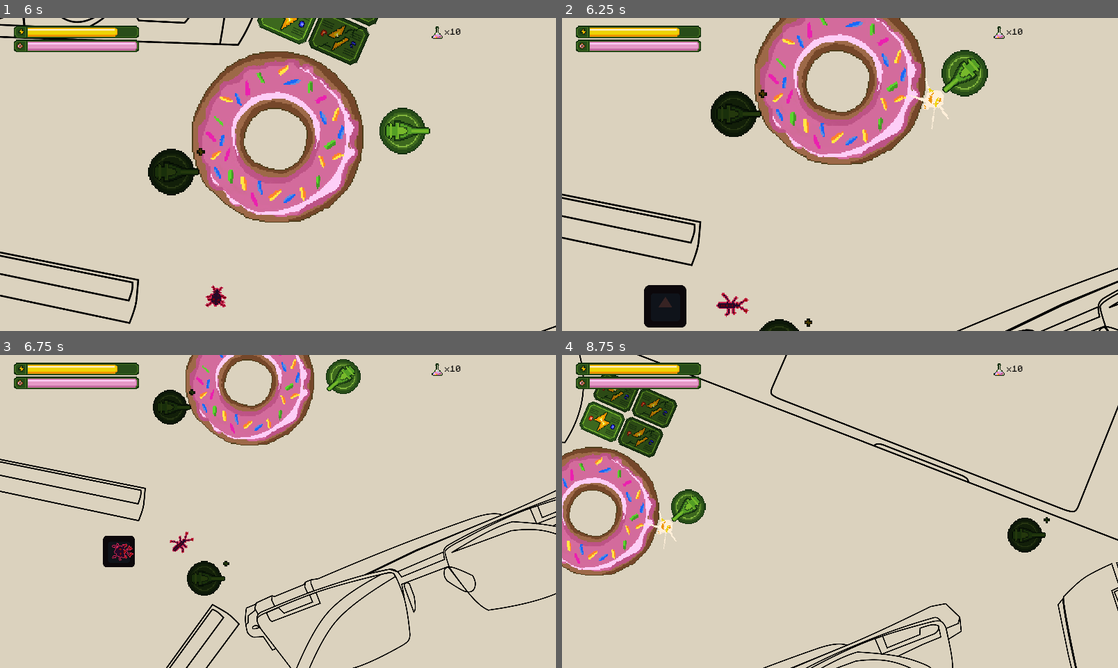
Above: before the commit, frames 1-4 (two rows, left to right).
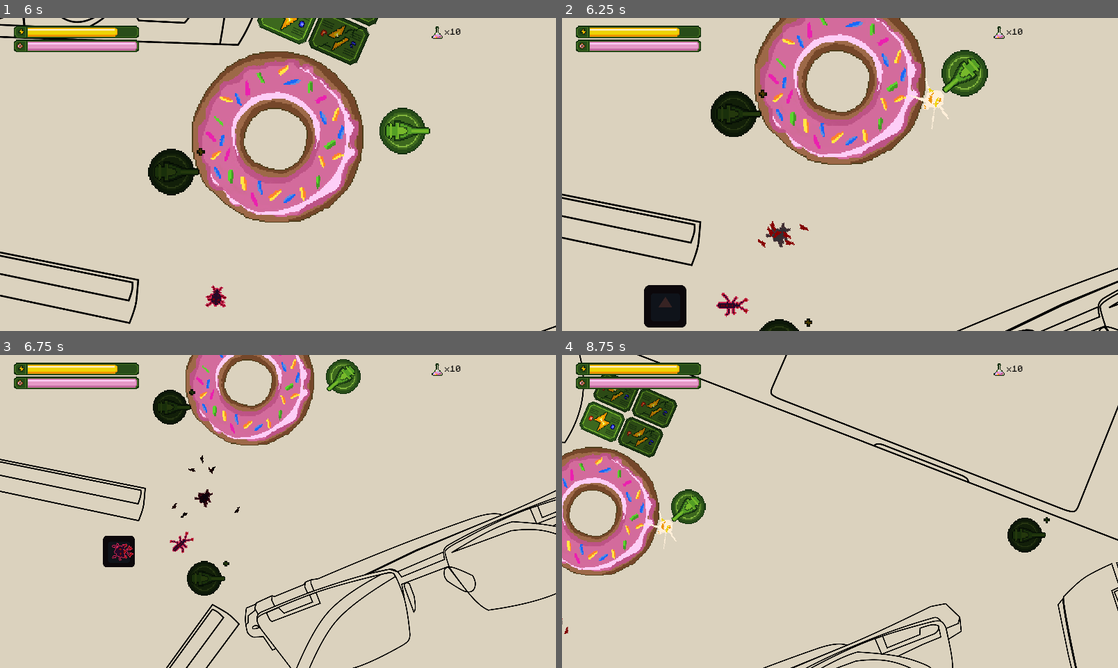
Above: after the commit, the same moments.

Repository: dmitriy-shmilo/gogodot-2021
Game: Godot game, scene res://title_screen/title_screen.tscn
Same seed, same stepped clock (60 frames per second), same inputs: the game is played once before the commit and once after it. The engine's default icon, where the game draws it, is replaced by a stand-in: a white triangle on a blue panel in a dark square. Sound files missing from this copy of the repository are replaced by a short silence.
Inputs (mouse positions are in pixels of both pictures, inside the frame that each line leads up to):
- Up to frame 1 (6 s): click "Start" at 0.5 s; tap Enter at 1.25 s; move the mouse to (372, 171) at 1.27 s; hold D (right) 1.28-2.03 s; hold Mouse wheel up (zoom_in) 1.28-2.03 s; click (372, 171) at 1.42 s; move the mouse to (16, 208) at 2.02 s; hold S (down) 2.03-2.78 s; tap Mouse wheel down (zoom_out) at 2.1, 3.6, 5.1 s; click (16, 208) at 2.17 s; move the mouse to (100, 252) at 2.77 s; hold D (right) 2.78-3.53 s; hold Mouse wheel up (zoom_in) 2.78-3.53 s; click (100, 252) at 2.92 s; move the mouse to (522, 30) at 3.52 s; hold W (up) 3.53-4.28 s; click (522, 30) at 3.67 s; move the mouse to (444, 221) at 4.27 s; hold Mouse wheel up (zoom_in) 4.28-5.03 s; hold A (left) 4.28-5.78 s; move the mouse to (111, 127) at 5.02 s; move the mouse to (305, 174) at 5.77 s; hold S (down) from 5.78 s (still down); hold Mouse wheel up (zoom_in) from 5.78 s (still down); click (305, 174) at 5.92 s
- Up to frame 2 (6.25 s): keep holding S (down); keep holding Mouse wheel up (zoom_in)
- Up to frame 3 (6.75 s): move the mouse to (194, 433) at 6.52 s; release S (down) at 6.53 s; release Mouse wheel up (zoom_in) at 6.53 s; hold D (right) from 6.53 s (still down); tap Mouse wheel down (zoom_out) at 6.6 s
- Up to frame 4 (8.75 s): move the mouse to (962, 495) at 7.27 s; release D (right) at 7.28 s; hold W (up) 7.28-8.03 s; hold Mouse wheel up (zoom_in) 7.28-8.03 s; move the mouse to (728, 527) at 8.02 s; hold D (right) from 8.03 s (still down); tap Mouse wheel down (zoom_out) at 8.1 s; click (728, 527) at 8.17 s

Frame 1 is identical in both runs. In frame 2, 0.2% of the frame differs, in the area x 35-45%, y 64-74%; in frame 3, 0.1%; in frame 4, less than 0.1%.

Commit message:
Indicate enemy damage and death.

Diff:
--- a/src/game_screen/entities/enemies/enemy_unit.gd
+++ b/src/game_screen/entities/enemies/enemy_unit.gd
@@ -3,7 +3,7 @@
 
 const FINISH_RADIUS = 50
 const FINISH_DIAMETER = FINISH_RADIUS * 2
-const CORE_DAMAGE = 0.5
+const CORE_DAMAGE = 5
 const VARIANT_DISTRIBUTION = [
 
 	# easy worms
@@ -49,6 +49,9 @@
 onready var _enemy_shape: CollisionShape2D = $"EnemyShape"
 onready var _animated_sprite: AnimatedSprite = $"AnimatedSprite"
 onready var _attack_timer: Timer = $"AttackTimer"
+onready var _cleanup_timer: Timer = $"CleanupTimer"
+onready var _animation_player: AnimationPlayer = $"AnimationPlayer"
+onready var _death_effect: CPUParticles2D = $"DeathEffect"
 
 var _variant: EnemyUnitVariant = VARIANT_DISTRIBUTION[0]
 var _velocity = Vector2.ZERO
@@ -77,6 +80,8 @@
 	_current_hitpoints -= amount
 	if _current_hitpoints <= 0:
 		_move_to_state(EnemyState.DEAD)
+	if not _animation_player.is_playing():
+		_animation_player.play("damage")
 
 
 func setup(points) -> void:
@@ -161,8 +166,11 @@
 			_attack_timer.start()
 		EnemyState.DEAD:
 			_enemy_shape.call_deferred("set_disabled", true)
-			call_deferred("queue_free")
+			_animated_sprite.stop()
+			_animated_sprite.modulate = Color(0.3, 0.3, 0.3)
+			_death_effect.restart()
 			emit_signal("unit_killed", self, _points[_target_point_index])
+			_cleanup_timer.start()
 		_:
 			_enemy_shape.call_deferred("set_disabled", false)
 
@@ -173,4 +181,8 @@
 
 func _on_AttackTimer_timeout() -> void:
 	emit_signal("core_attacked", self, CORE_DAMAGE)
-	pass
+
+
+func _on_CleanupTimer_timeout() -> void:
+	# TODO: pool node instead of deleting
+	call_deferred("queue_free")
--- a/src/game_screen/entities/enemies/enemy_unit.tscn
+++ b/src/game_screen/entities/enemies/enemy_unit.tscn
@@ -1,12 +1,41 @@
-[gd_scene load_steps=18 format=2]
+[gd_scene load_steps=24 format=2]
 
 [ext_resource path="res://game_screen/entities/enemies/enemy_unit.gd" type="Script" id=1]
 [ext_resource path="res://assets/creeps.png" type="Texture" id=2]
 [ext_resource path="res://util/state_label.tscn" type="PackedScene" id=3]
+[ext_resource path="res://assets/particles.png" type="Texture" id=4]
 
 [sub_resource type="CircleShape2D" id=1]
 radius = 12.0
 
+[sub_resource type="Shader" id=20]
+code = "shader_type canvas_item;
+
+uniform float white_progress : hint_range(0,1) = 0;
+
+vec3 interpolate_vec3(vec3 start, vec3 end, float delta) {
+    return start + (end - start) * delta;
+}
+
+void fragment() {
+    vec4 origin = texture(TEXTURE, UV);
+    COLOR.rgb = interpolate_vec3(origin.rgb, vec3(1,1,1), white_progress);
+    COLOR.a = origin.a;
+}"
+
+[sub_resource type="ShaderMaterial" id=24]
+resource_local_to_scene = true
+shader = SubResource( 20 )
+shader_param/white_progress = 0.0
+
+[sub_resource type="AtlasTexture" id=14]
+atlas = ExtResource( 2 )
+region = Rect2( 32, 64, 32, 32 )
+
+[sub_resource type="AtlasTexture" id=15]
+atlas = ExtResource( 2 )
+region = Rect2( 64, 64, 32, 32 )
+
 [sub_resource type="AtlasTexture" id=10]
 atlas = ExtResource( 2 )
 region = Rect2( 32, 0, 32, 32 )
@@ -31,6 +60,14 @@
 atlas = ExtResource( 2 )
 region = Rect2( 64, 96, 32, 32 )
 
+[sub_resource type="AtlasTexture" id=16]
+atlas = ExtResource( 2 )
+region = Rect2( 32, 128, 32, 32 )
+
+[sub_resource type="AtlasTexture" id=17]
+atlas = ExtResource( 2 )
+region = Rect2( 64, 128, 32, 32 )
+
 [sub_resource type="AtlasTexture" id=18]
 atlas = ExtResource( 2 )
 region = Rect2( 32, 32, 32, 32 )
@@ -38,25 +75,14 @@
 [sub_resource type="AtlasTexture" id=19]
 atlas = ExtResource( 2 )
 region = Rect2( 64, 32, 32, 32 )
-
-[sub_resource type="AtlasTexture" id=14]
-atlas = ExtResource( 2 )
-region = Rect2( 32, 64, 32, 32 )
-
-[sub_resource type="AtlasTexture" id=15]
-atlas = ExtResource( 2 )
-region = Rect2( 64, 64, 32, 32 )
-
-[sub_resource type="AtlasTexture" id=16]
-atlas = ExtResource( 2 )
-region = Rect2( 32, 128, 32, 32 )
-
-[sub_resource type="AtlasTexture" id=17]
-atlas = ExtResource( 2 )
-region = Rect2( 64, 128, 32, 32 )
 
 [sub_resource type="SpriteFrames" id=6]
 animations = [ {
+"frames": [ SubResource( 14 ), SubResource( 15 ) ],
+"loop": true,
+"name": "creep2",
+"speed": 5.0
+}, {
 "frames": [ SubResource( 10 ), SubResource( 11 ), SubResource( 12 ), SubResource( 13 ) ],
 "loop": true,
 "name": "creep0",
@@ -67,30 +93,67 @@
 "name": "creep3",
 "speed": 5.0
 }, {
+"frames": [ SubResource( 16 ), SubResource( 17 ) ],
+"loop": true,
+"name": "creep4",
+"speed": 5.0
+}, {
 "frames": [ SubResource( 18 ), SubResource( 19 ) ],
 "loop": true,
 "name": "creep1",
 "speed": 5.0
-}, {
-"frames": [ SubResource( 14 ), SubResource( 15 ) ],
-"loop": true,
-"name": "creep2",
-"speed": 5.0
-}, {
-"frames": [ SubResource( 16 ), SubResource( 17 ) ],
-"loop": true,
-"name": "creep4",
-"speed": 5.0
 } ]
+
+[sub_resource type="Animation" id=22]
+length = 0.001
+tracks/0/type = "value"
+tracks/0/path = NodePath("AnimatedSprite:modulate")
+tracks/0/interp = 1
+tracks/0/loop_wrap = true
+tracks/0/imported = false
+tracks/0/enabled = true
+tracks/0/keys = {
+"times": PoolRealArray( 0 ),
+"transitions": PoolRealArray( 1 ),
+"update": 0,
+"values": [ Color( 1, 1, 1, 1 ) ]
+}
+tracks/1/type = "value"
+tracks/1/path = NodePath("AnimatedSprite:material:shader_param/white_progress")
+tracks/1/interp = 1
+tracks/1/loop_wrap = true
+tracks/1/imported = false
+tracks/1/enabled = true
+tracks/1/keys = {
+"times": PoolRealArray( 0 ),
+"transitions": PoolRealArray( 1 ),
+"update": 0,
+"values": [ 0.0 ]
+}
+
+[sub_resource type="Animation" id=23]
+resource_name = "damage"
+length = 0.6
+tracks/0/type = "value"
+tracks/0/path = NodePath("AnimatedSprite:material:shader_param/white_progress")
+tracks/0/interp = 1
+tracks/0/loop_wrap = true
+tracks/0/imported = false
+tracks/0/enabled = true
+tracks/0/keys = {
+"times": PoolRealArray( 0, 0.1, 0.2, 0.3, 0.4, 0.5, 0.6 ),
+"transitions": PoolRealArray( 1, 1, 1, 1, 1, 1, 1 ),
+"update": 0,
+"values": [ 0.0, 0.5, 1.0, 0.5, 1.0, 0.5, 0.0 ]
+}
+
+[sub_resource type="Gradient" id=25]
+offsets = PoolRealArray( 0.162562, 0.694581, 1 )
+colors = PoolColorArray( 0.580392, 0.0588235, 0, 1, 0.14902, 0.0352941, 0.156863, 1, 0, 0, 0, 1 )
 
 [node name="EnemyUnit" type="KinematicBody2D" groups=["EnemyUnit"]]
 collision_mask = 0
 script = ExtResource( 1 )
-
-[node name="EnemySprite" type="Sprite" parent="."]
-visible = false
-rotation = 1.5708
-texture = ExtResource( 2 )
 
 [node name="EnemyShape" type="CollisionShape2D" parent="."]
 shape = SubResource( 1 )
@@ -104,12 +167,40 @@
 margin_bottom = -3.98109
 
 [node name="AnimatedSprite" type="AnimatedSprite" parent="."]
+material = SubResource( 24 )
 rotation = 1.5708
 frames = SubResource( 6 )
 animation = "creep0"
-frame = 1
+frame = 2
 playing = true
 
 [node name="AttackTimer" type="Timer" parent="."]
 
+[node name="AnimationPlayer" type="AnimationPlayer" parent="."]
+anims/RESET = SubResource( 22 )
+anims/damage = SubResource( 23 )
+
+[node name="DeathEffect" type="CPUParticles2D" parent="."]
+emitting = false
+amount = 15
+lifetime = 0.5
+one_shot = true
+explosiveness = 0.5
+texture = ExtResource( 4 )
+direction = Vector2( 0, 0 )
+spread = 180.0
+gravity = Vector2( 0, 0 )
+initial_velocity = 200.0
+initial_velocity_random = 0.3
+linear_accel = -500.0
+linear_accel_random = 0.1
+angle = 720.0
+angle_random = 1.0
+color = Color( 1, 0, 0, 1 )
+color_ramp = SubResource( 25 )
+
+[node name="CleanupTimer" type="Timer" parent="."]
+one_shot = true
+
 [connection signal="timeout" from="AttackTimer" to="." method="_on_AttackTimer_timeout"]
+[connection signal="timeout" from="CleanupTimer" to="." method="_on_CleanupTimer_timeout"]
Binary file added: src/assets/particles.aseprite
Binary file added: src/assets/particles.png
